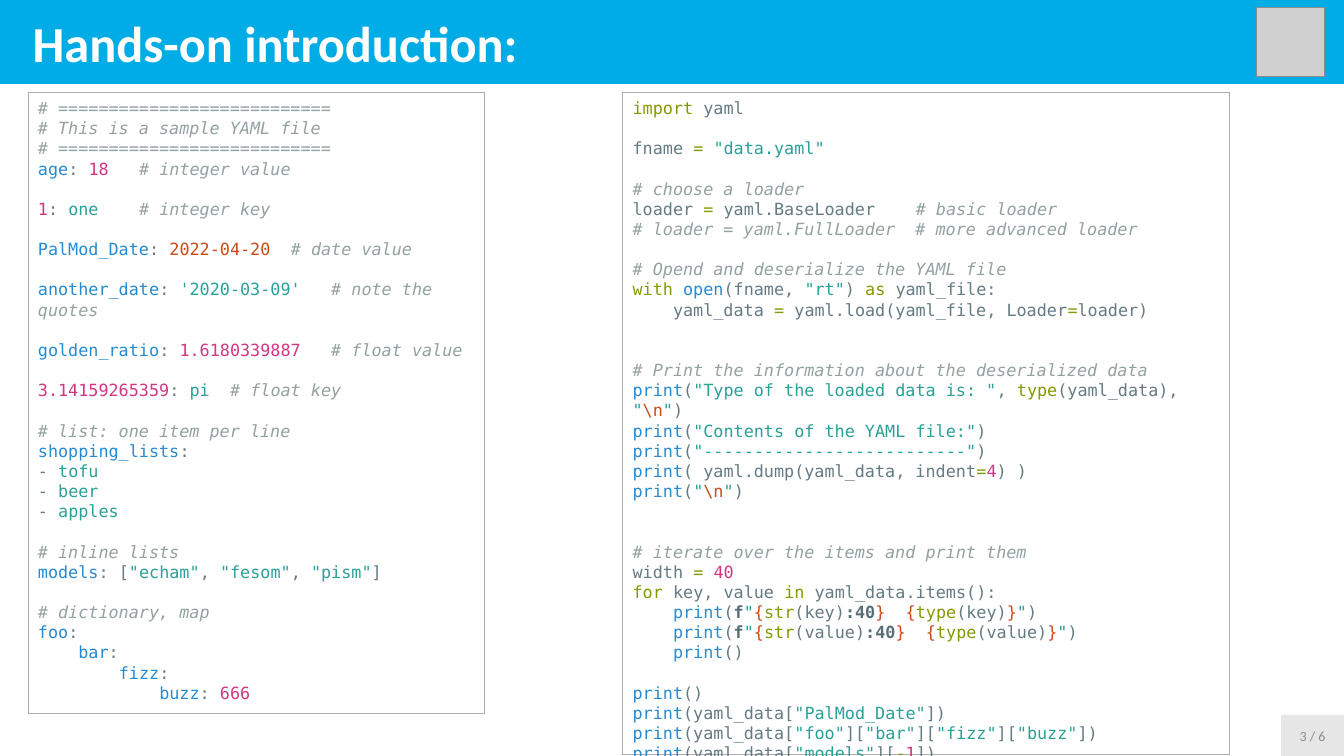
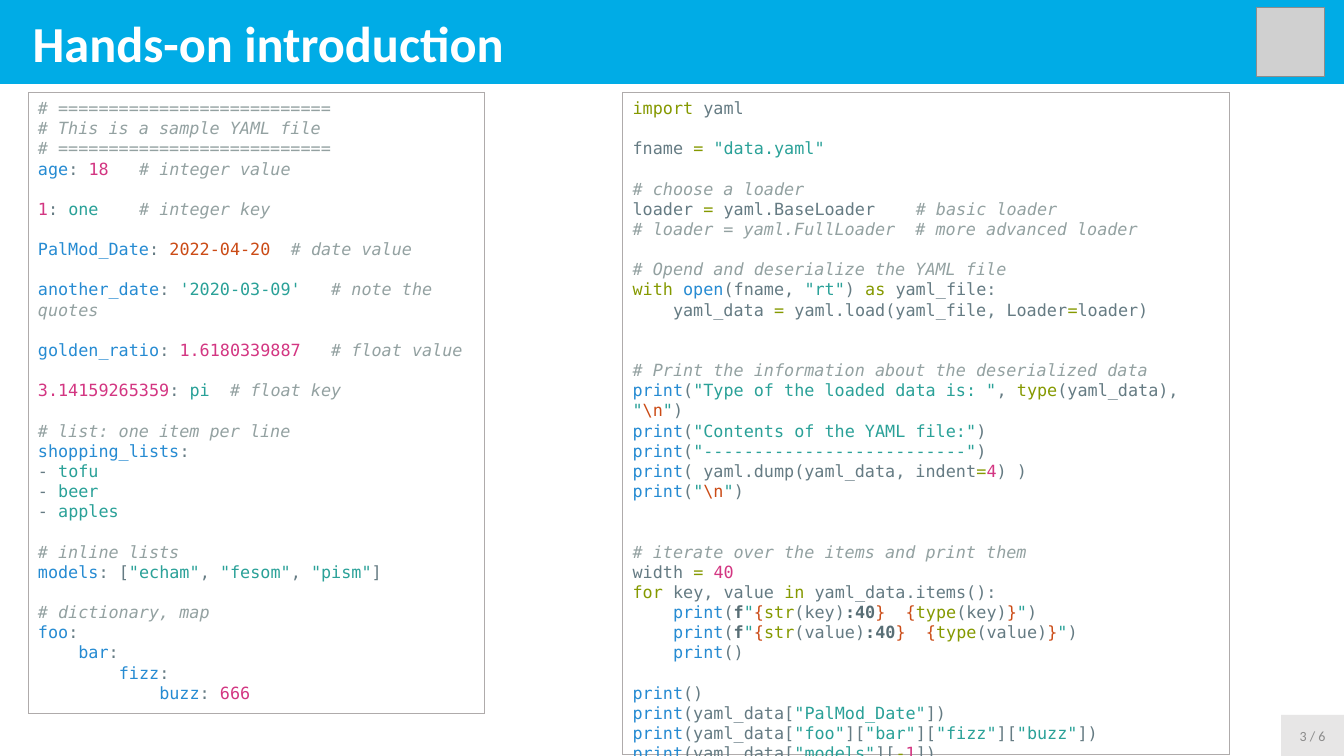
Before and after one commit to esm-tools/workshops, a slide deck: slide 3 of PalMod2022/docs/2_YAML.pptx. Drawn at 1344x756 pixels with LibreOffice and Linux fonts; fonts in the diff are those of the drawing; grey boxes stand for pictures. Boxes give left, top, right and bottom in pixels: in the first picture for what was removed or moved away, otherwise in the second. Text is boxed around its words. In the diff, an @@ line names an element or a change of style, - is before the commit and + after.

```diff
--- a/PalMod2022/docs/2_YAML.pptx
+++ b/PalMod2022/docs/2_YAML.pptx
@@ text in rectangle at [33, 26, 503, 63]: text changed @@
-Hands-on introduction:
+Hands-on introduction
```
Also in this commit, not shown: 4 other slides changed.
